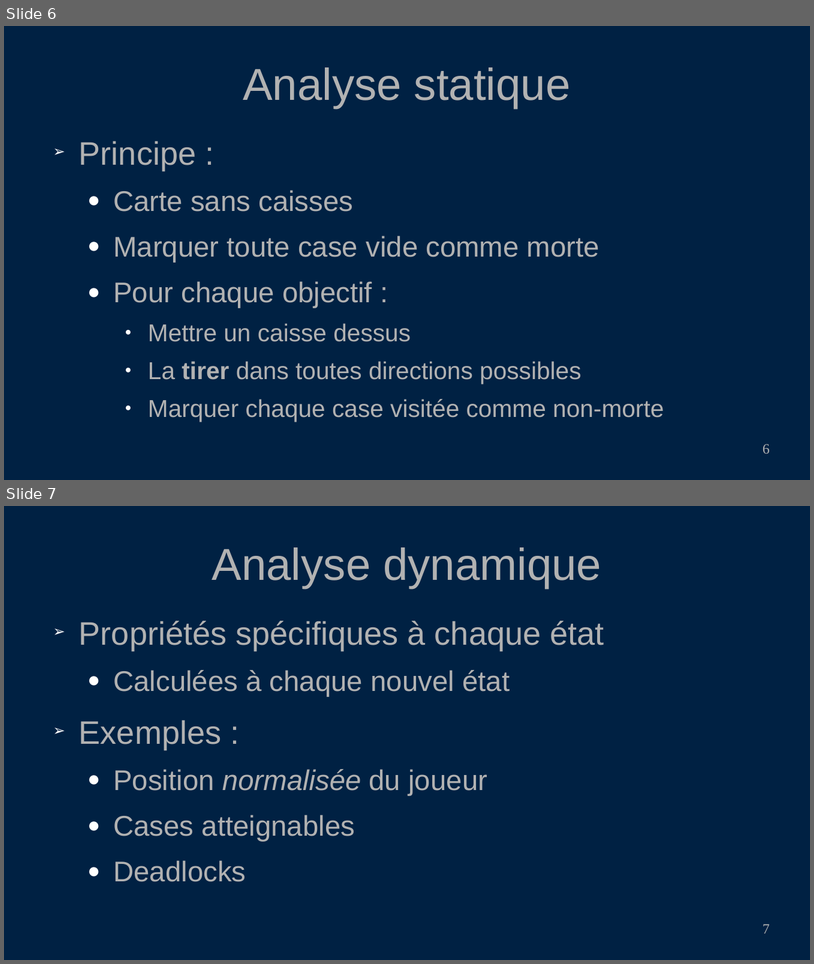
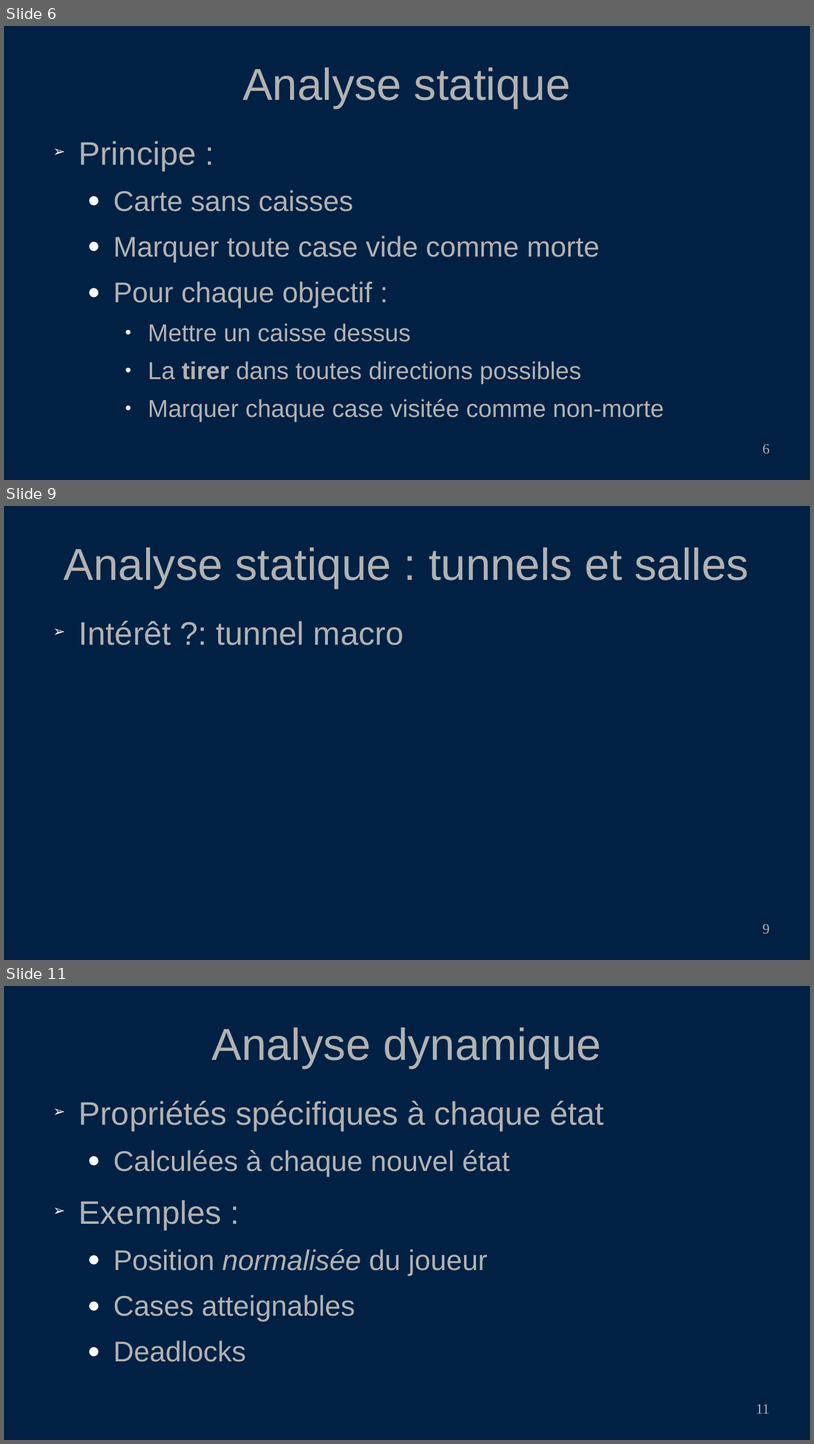
Before and after one commit to PoulpoGaz/sokoshell, a slide deck: documents/presentation.odp. Shown one above the other, each under a label of ours: slides 6 and 7 before the commit, slides 6, 9 and 11 after it; the slides between them are not shown. The pictures are 814x964 and 814x1444 pixels, drawn with LibreOffice and Linux fonts; fonts in the diff are those of the drawing. Boxes give left, top, right and bottom in pixels: in the first picture for what was removed or moved away, otherwise in the second. Text is boxed around its words. In the diff, an @@ line names an element or a change of style, - is before the commit and + after.

Commit message:
add freeze deadlock, tunnel, rooms to presentation

```diff
--- a/documents/presentation.odp
+++ b/documents/presentation.odp
@@ slide 9 added at [4,506,810,960], background #002143 @@
@@ title added at [64,547,749,588], 44 pt, text #B2B2B2 @@
+Analyse statique : tunnels et salles
@@ text added at [79,621,404,645], 32 pt, text #B2B2B2 @@
+➢ Intérêt ?: tunnel macro
@@ page number added at [763,924,770,933], 14 pt, text #B2B2B2 @@
+9
@@ what was slide 7 is now slide 11 @@
@@ page number at [756,1404,770,1413]: text changed @@
-7
+11
```
Also in this commit, not shown: 1 slide changed, 4 other slides added, 3 slides removed, 21 other files.
